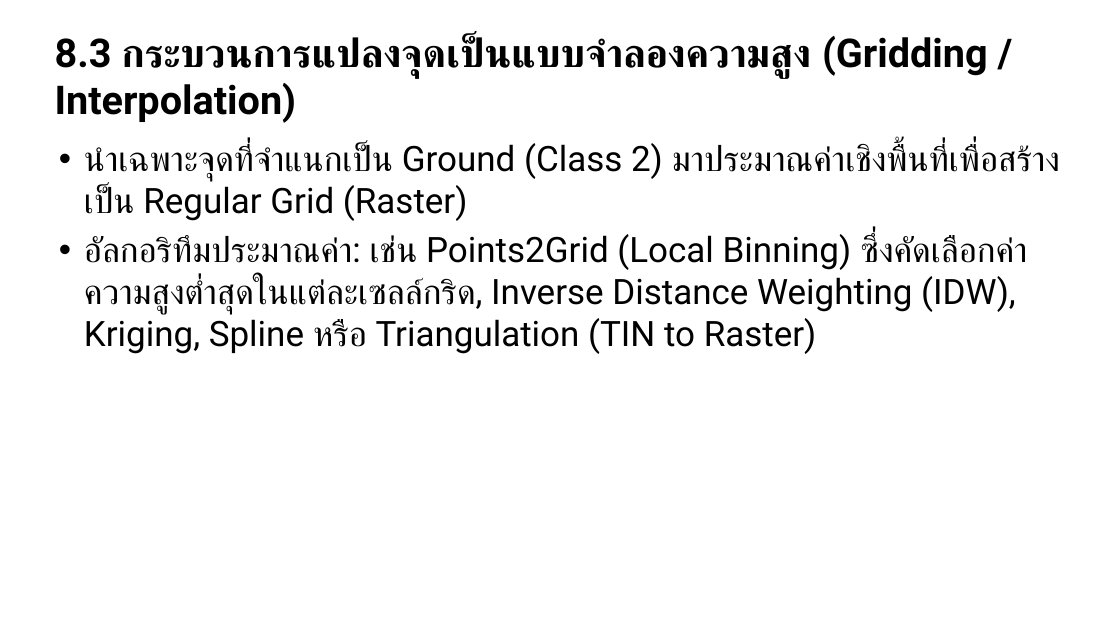
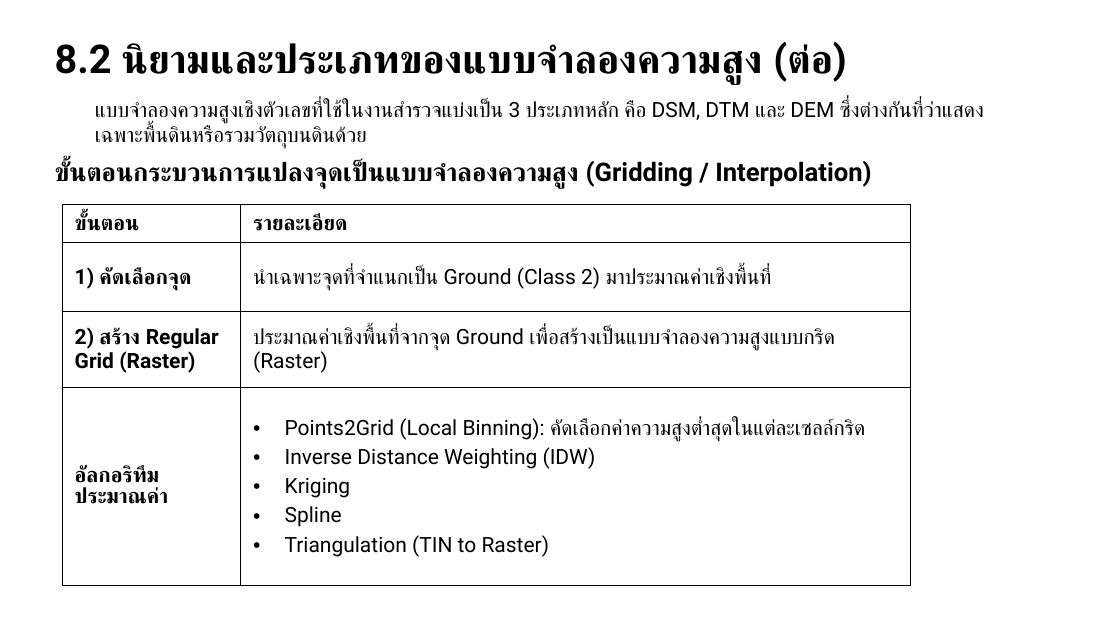
Before and after one commit to soravisAmn/Presentation, a slide deck: slide 56 of Surveying Technologies/draft#3/draft3.pptx (slide 50 before the commit). Drawn at 1120x630 pixels with LibreOffice and Linux fonts; fonts in the diff are those of the drawing. Boxes give left, top, right and bottom in pixels: in the first picture for what was removed or moved away, otherwise in the second. Text is boxed around its words. In the diff, an @@ line names an element or a change of style, - is before the commit and + after.

```diff
--- a/Surveying Technologies/draft#3/draft3.pptx
+++ b/Surveying Technologies/draft#3/draft3.pptx
@@ text added at [55, 42, 847, 85], 34 pt, text #000000, bold @@
+8.2 นิยามและประเภทของแบบจำลองความสูง (ต่อ)
@@ text added at [95, 100, 984, 149], 18 pt, text #000000 @@
+แบบจำลองความสูงเชิงตัวเลขที่ใช้ในงานสำรวจแบ่งเป็น 3 ประเภทหลัก คือ DSM, DTM และ DEM ซึ่งต่างกันที่ว่าแสดงเฉพาะพื้นดินหรือรวมวัตถุบนดินด้วย
@@ text removed at [84, 143, 1060, 354] @@
-• นำเฉพาะจุดที่จำแนกเป็น Ground (Class 2) มาประมาณค่าเชิงพื้นที่เพื่อสร้างเป็น Regular Grid (Raster)
-• อัลกอริทึมประมาณค่า: เช่น Points2Grid (Local Binning) ซึ่งคัดเลือกค่าความสูงต่ำสุดในแต่ละเซลล์กริด, Inverse Distance Weighting (IDW), Kriging, Spline หรือ Triangulation (TIN to Raster)
@@ text at [55, 161, 871, 189]: text changed; size 34 to 22 pt @@
-8.3 กระบวนการแปลงจุดเป็นแบบจำลองความสูง (Gridding / Interpolation)
+ขั้นตอนกระบวนการแปลงจุดเป็นแบบจำลองความสูง (Gridding / Interpolation)
@@ table added at [62, 205, 911, 586], 4 rows, 2 columns @@
+ขั้นตอน | รายละเอียด
+1) คัดเลือกจุด | นำเฉพาะจุดที่จำแนกเป็น Ground (Class 2) มาประมาณค่าเชิงพื้นที่
+2) สร้าง Regular Grid (Raster) | ประมาณค่าเชิงพื้นที่จากจุด Ground เพื่อสร้างเป็นแบบจำลองความสูงแบบกริด (Raster)
+อัลกอริทึมประมาณค่า | Points2Grid (Local Binning): คัดเลือกค่าความสูงต่ำสุดในแต่ละเซลล์กริด / Inverse Distance Weighting (IDW) / Kriging / Spline / Triangulation (TIN to Raster)
```
Also in this commit, not shown: 49 other slides changed, 14 slides added, 23 slides removed, 16 other files.
